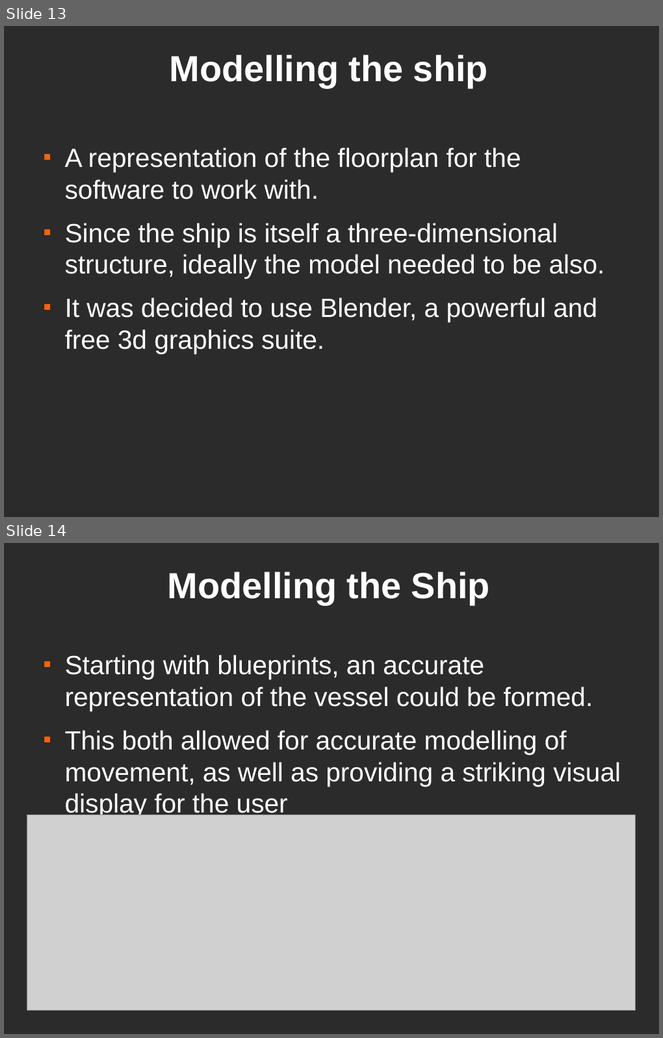
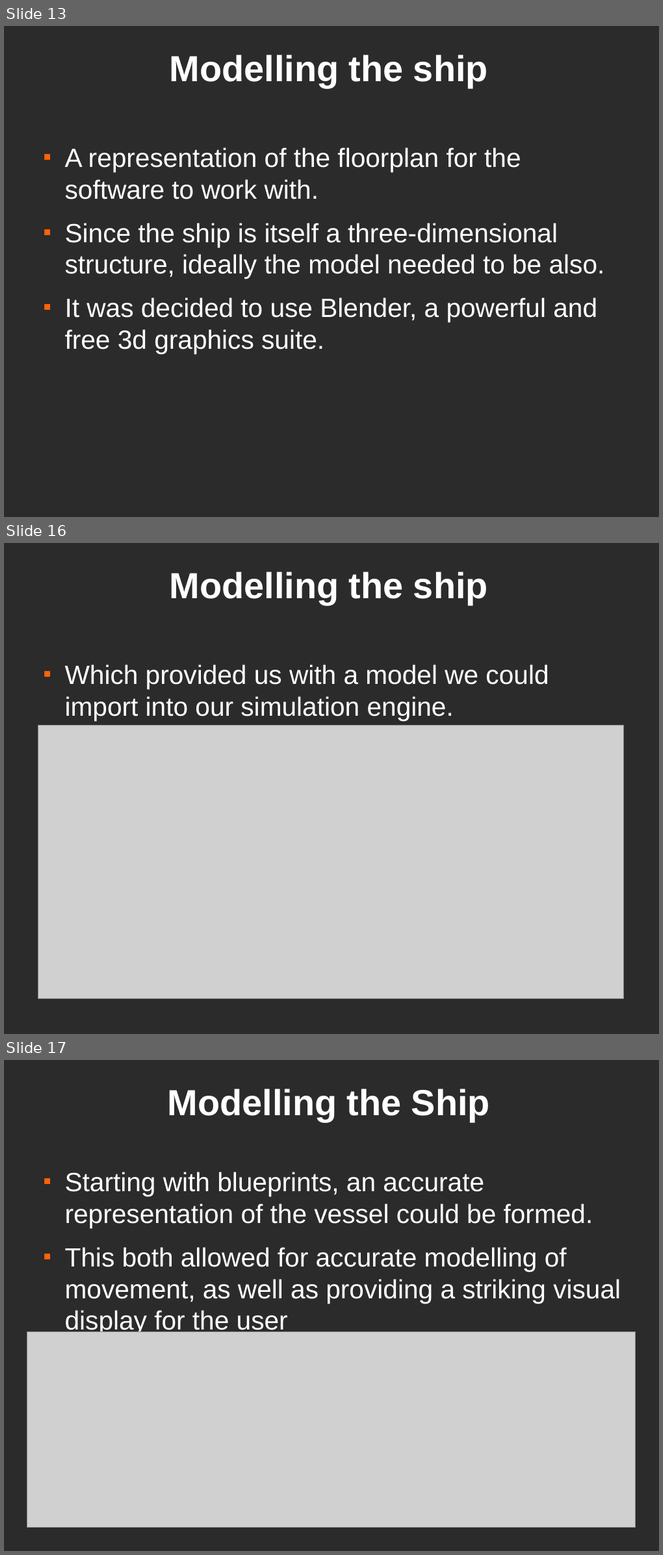
Before and after one commit to dantomosoiu/teamproject, a slide deck: Presentation/TeamProjectPresentation.odp. Shown one above the other, each under a label of ours: slides 13 and 14 before the commit, slides 13, 16 and 17 after it; the slides between them are not shown. The pictures are 663x1038 and 663x1555 pixels, drawn with LibreOffice and Linux fonts; fonts in the diff are those of the drawing; grey boxes stand for pictures; background and template pictures are left out; a plain dark background stands for a picture behind light text. Boxes give left, top, right and bottom in pixels: in the first picture for what was removed or moved away, otherwise in the second. Text is boxed around its words. In the diff, an @@ line names an element or a change of style, - is before the commit and + after.

```diff
--- a/Presentation/TeamProjectPresentation.odp
+++ b/Presentation/TeamProjectPresentation.odp
@@ slide 16 added at (4, 543, 659, 1034), background picture (left out) @@
@@ title added at (170, 572, 488, 605), 44 pt, text #FFFFFF, bold @@
+Modelling the ship
@@ text added at (65, 665, 549, 721), 32 pt, text #FFFFFF @@
+■ Which provided us with a model we could import into our simulation engine.
@@ picture added at (38, 725, 625, 999) @@
@@ what was slide 14 is now slide 17 @@
```
Also in this commit, not shown: 5 slides changed, 11 other slides added, 1 slide removed.
